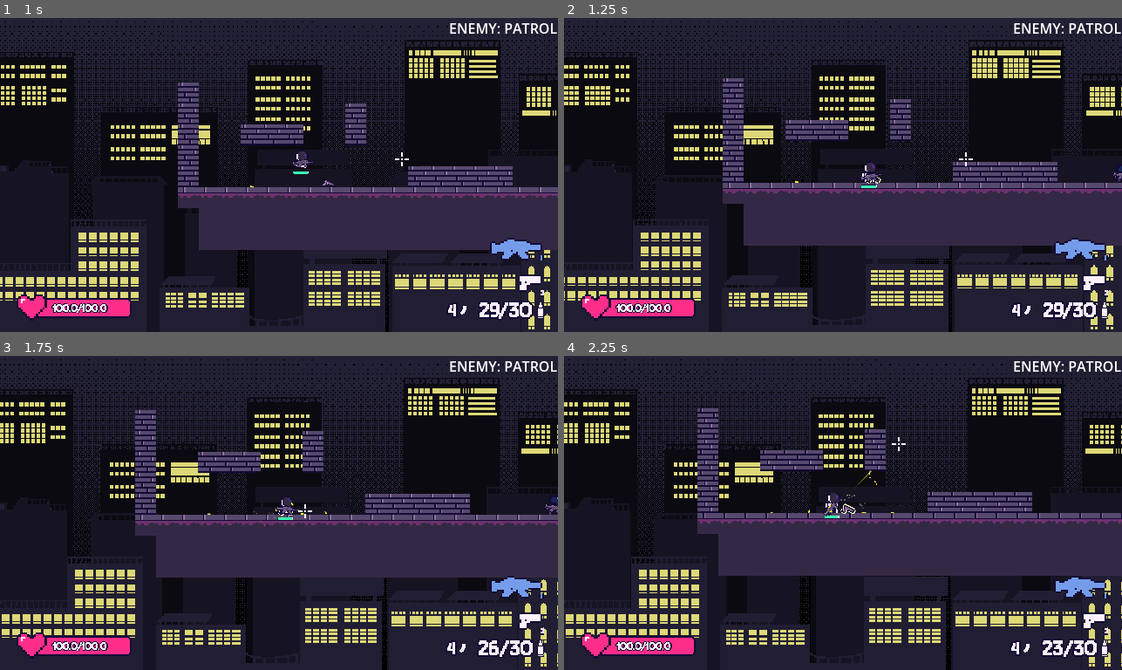
Above: before the commit, frames 1-4 (two rows, left to right).
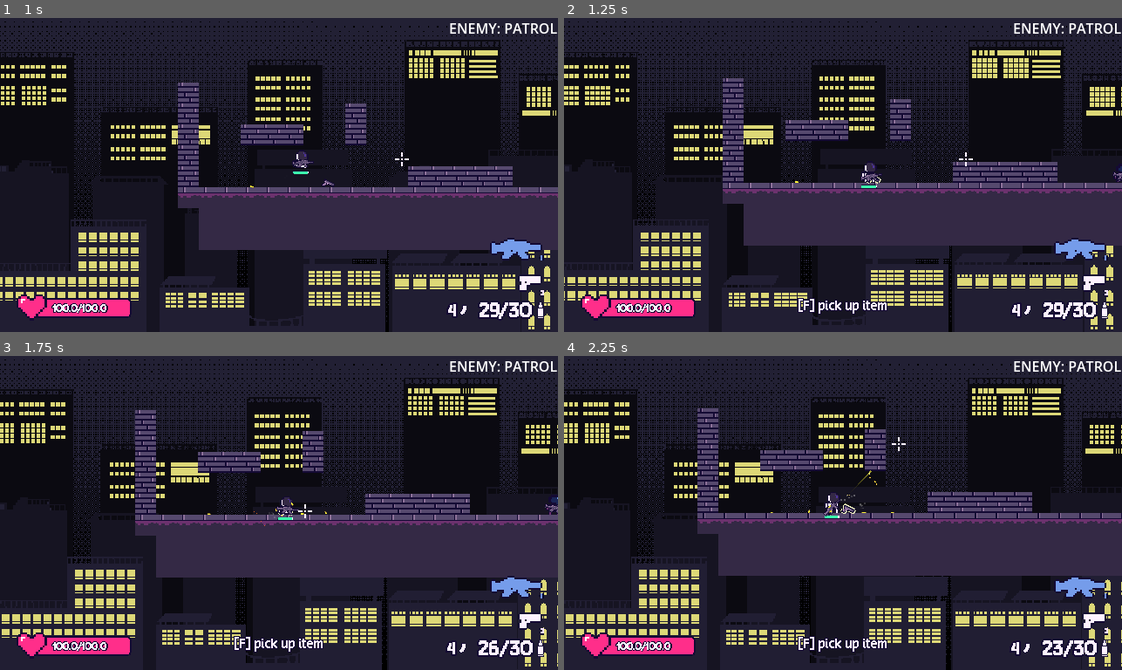
Above: after the commit, the same moments.

Repository: kyteidev/rogueshot
Game: Godot game, scene res://scenes/game_debug.tscn
Two runs of this game, one before a commit and one after it. Both use one fixed random seed, a clock stepped at 60 frames per second and the inputs below.
Inputs (mouse positions are in pixels of both pictures, inside the frame that each line leads up to):
- Up to frame 1 (1 s): tap Enter at 0.5 s; move the mouse to (401, 159) at 0.52 s; hold D (player_right) from 0.53 s (still down); tap F (player_interact, bound only after the commit) at 0.6 s; click (401, 159) at 0.67 s; tap W (player_jump) at 0.77 s
- Up to frame 2 (1.25 s): keep holding D (player_right)
- Up to frame 3 (1.75 s): release D (player_right) at 1.25 s; drag from (167, 528) to (306, 509) at 1.27 s
- Up to frame 4 (2.25 s): move the mouse to (898, 443) at 2.02 s; press the mouse at (898, 443) at 2.03 s; hold A (player_left) from 2.03 s (still down)

Frame 1 is identical in both runs. In frame 2, 0.3% of the frame differs, in the area x 41-58%, y 89-95%; in frame 3, 0.3%; in frame 4, 0.3%.

Commit message:
show action hint when picking up item

Diff:
--- a/project.godot
+++ b/project.godot
@@ -91,6 +91,11 @@
 "events": [Object(InputEventMouseButton,"resource_local_to_scene":false,"resource_name":"","device":-1,"window_id":0,"a …(259 unchanged characters)…
 ]
 }
+player_interact={
+"deadzone": 0.2,
+"events": [Object(InputEventKey,"resource_local_to_scene":false,"resource_name":"","device":-1,"window_id":0,"alt_pressed":false,"shift_pressed":false,"ctrl_pressed":false,"meta_pressed":false,"pressed":false,"keycode":0,"physical_keycode":70,"key_label":0,"unicode":102,"location":0,"echo":false,"script":null)
+]
+}
 weapon_reload={
 "deadzone": 0.2,
 "events": [Object(InputEventKey,"resource_local_to_scene":false,"resource_name":"","device":-1,"window_id":0,"alt_press …(192 unchanged characters)…
--- a/scenes/game_debug.tscn
+++ b/scenes/game_debug.tscn
@@ -79,7 +79,7 @@
 
 [node name="Inventory" parent="." unique_id=1946403224 node_paths=PackedStringArray("crosshair") instance=ExtResource("7_ylwvt")]
 crosshair = NodePath("../CrosshairCanvas")
-starting_items = Array[ExtResource("9_7exj4")]([SubResource("Resource_7exj4")])
+starting_items = Array[ExtResource("11_ga63x")]([SubResource("Resource_7exj4")])
 
 [node name="PauseManu" parent="." unique_id=1248834952 node_paths=PackedStringArray("crosshair", "inventory") instance=ExtResource("5_d1y6d")]
 visible = false
--- a/scenes/hud.tscn
+++ b/scenes/hud.tscn
@@ -34,6 +34,12 @@
 outline_size = 2
 outline_color = Color(0.08235294, 0.039215688, 0.20392157, 1)
 
+[sub_resource type="LabelSettings" id="LabelSettings_eld54"]
+font = ExtResource("5_047uy")
+font_color = Color(0.99215686, 0.94509804, 1, 1)
+outline_size = 5
+outline_color = Color(0.08235294, 0.039215688, 0.20392157, 1)
+
 [node name="HUD" type="CanvasLayer" unique_id=465990537]
 script = ExtResource("1_oo0fn")
 
@@ -257,6 +263,22 @@
 size_flags_vertical = 4
 texture = ExtResource("9_mphia")
 
+[node name="ActionHint" type="Label" parent="." unique_id=1328463525]
+anchors_preset = 7
+anchor_left = 0.5
+anchor_top = 1.0
+anchor_right = 0.5
+anchor_bottom = 1.0
+offset_left = -91.5
+offset_top = -45.0
+offset_right = 91.5
+offset_bottom = -16.0
+grow_horizontal = 2
+grow_vertical = 0
+label_settings = SubResource("LabelSettings_eld54")
+horizontal_alignment = 1
+vertical_alignment = 1
+
 [node name="DebugEnemyStateLabel" type="Label" parent="." unique_id=707954335]
 anchors_preset = 1
 anchor_left = 1.0
--- a/scenes/menus/options_menu.tscn
+++ b/scenes/menus/options_menu.tscn
@@ -367,6 +367,25 @@
 script = ExtResource("11_yxgvl")
 action_name = "player_facing_lock"
 
+[node name="OptionInteract" type="HBoxContainer" parent="TabsContainer/Controls/ScrollContainer/OptionsContainer" unique_id=1002132312]
+layout_mode = 2
+
+[node name="Label" type="Label" parent="TabsContainer/Controls/ScrollContainer/OptionsContainer/OptionInteract" unique_id=189707234]
+layout_mode = 2
+size_flags_horizontal = 3
+text = "Interact"
+label_settings = ExtResource("9_gjmye")
+
+[node name="Button" type="Button" parent="TabsContainer/Controls/ScrollContainer/OptionsContainer/OptionInteract" unique_id=1019178712]
+custom_minimum_size = Vector2(80, 0)
+layout_mode = 2
+theme_override_fonts/font = ExtResource("5_yxgvl")
+theme_override_font_sizes/font_size = 16
+toggle_mode = true
+text = "listening..."
+script = ExtResource("11_yxgvl")
+action_name = "player_interact"
+
 [node name="OptionInventory" type="HBoxContainer" parent="TabsContainer/Controls/ScrollContainer/OptionsContainer" unique_id=2047751539]
 layout_mode = 2
 
--- a/scripts/characters/player.gd
+++ b/scripts/characters/player.gd
@@ -128,6 +128,8 @@
 @onready var stamina_loss_bar: TextureProgressBar = $StaminaBarOutline/StaminaLossBar
 @onready var stamina_bar_timer: Timer = $StaminaBarOutline/StaminaBarTimer
 @onready var stamina_bar_fade_timer: Timer = $StaminaBarOutline/StaminaBarFadeTimer
+
+@onready var hud: CanvasLayer = get_node("../HUD")
 
 
 func _ready() -> void:
@@ -433,8 +435,10 @@
 func _on_item_pickup_area_body_entered(body: Node2D) -> void:
 	if body.has_method("show_outline"):
 		body.show_outline()
+		hud.update_hint_label(true, "player_interact", "pick up item")
 
 
 func _on_item_pickup_area_body_exited(body: Node2D) -> void:
 	if body.has_method("hide_outline"):
 		body.hide_outline()
+		hud.update_hint_label(false)
--- a/scripts/hud.gd
+++ b/scripts/hud.gd
@@ -33,6 +33,8 @@
 @onready var secondary_weapon: TextureRect = $EquippedWeaponsContainer/EquippedContainer/Secondary
 @onready var primary_weapon_keybind: Label = $EquippedWeaponsContainer/EquippedContainer/Primary/KeybindLabel
 @onready var secondary_weapon_keybind: Label = $EquippedWeaponsContainer/EquippedContainer/Secondary/KeybindLabel
+
+@onready var action_hint_label: Label = $ActionHint
 
 @onready var weapon: Node2D = player.get_node("./Weapon")
 
@@ -115,6 +117,15 @@
 		debug_enemy_state_label.text = "ENEMY: %s" % enemy.State.keys()[enemy.state]
 
 
+func update_hint_label(shown: bool, keybind_name: String = "", hint_text: String = "") -> void:
+	action_hint_label.visible = shown
+	if not shown:
+		return
+
+	var keybind: String = om.get_option(keybind_name)
+	action_hint_label.text = "[%s] %s" % [keybind, hint_text]
+
+
 func _fade_in(node: Variant, self_modulate := false) -> void:
 	var tween := create_tween()
 	tween.tween_property(
--- a/scripts/managers/options_manager.gd
+++ b/scripts/managers/options_manager.gd
@@ -24,6 +24,7 @@
 			"player_jump": "W",
 			"player_sprint": "Shift",
 			"player_facing_lock": "Z",
+			"player_interact": "F",
 			"ui_inventory": "E",
 			"ui_rotate_item": "R",
 			"player_shoot": "LMB",
